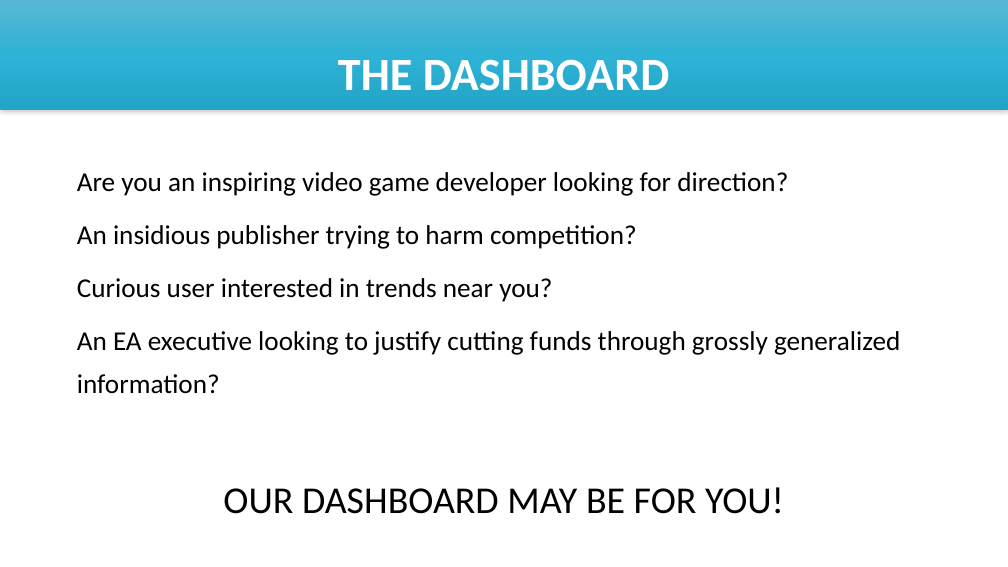
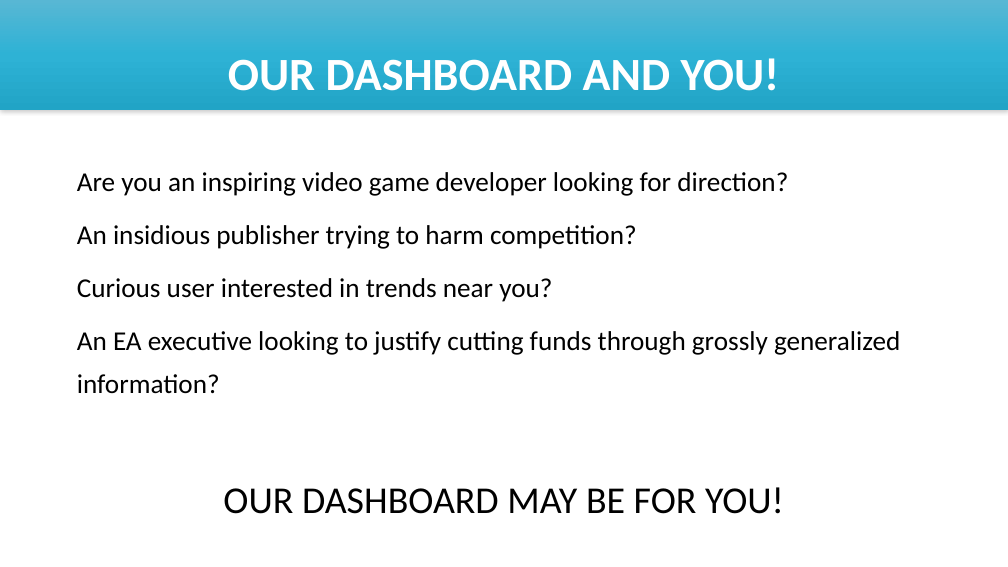
Before and after one commit to tritchlin/steam_analysis, a slide deck: slide 2 of STEAM ANALYSIS DASHBOARD.pptx. Drawn at 1008x567 pixels with LibreOffice and Linux fonts; fonts in the diff are those of the drawing. Boxes give left, top, right and bottom in pixels: in the first picture for what was removed or moved away, otherwise in the second. Text is boxed around its words. In the diff, an @@ line names an element or a change of style, - is before the commit and + after.

```diff
--- a/STEAM ANALYSIS DASHBOARD.pptx
+++ b/STEAM ANALYSIS DASHBOARD.pptx
@@ title at (x1=228, y1=58, x2=780, y2=91): text changed @@
-THE DASHBOARD
+OUR DASHBOARD AND YOU!
```
Also in this commit, not shown: 3 other slides changed, 2 slides added.
